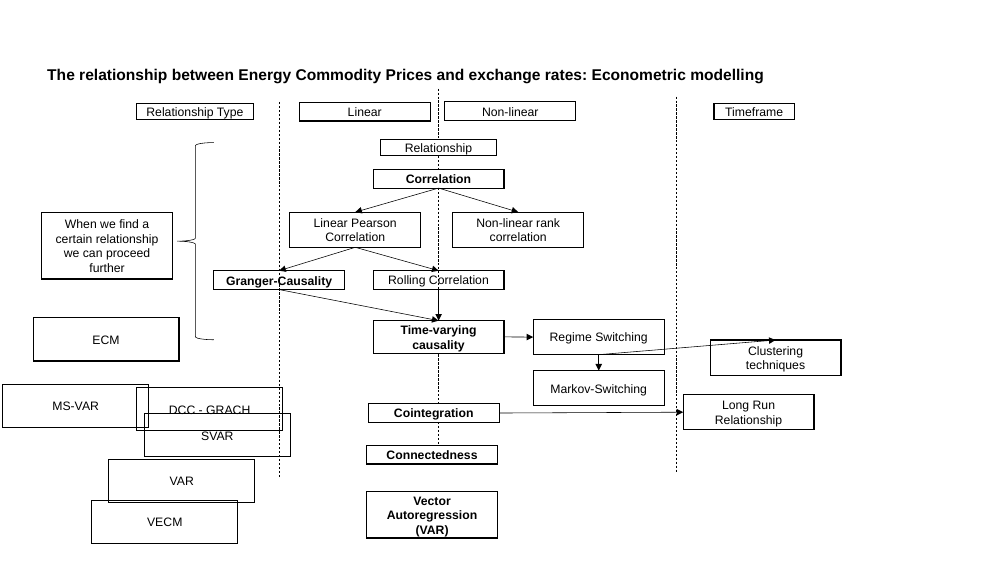
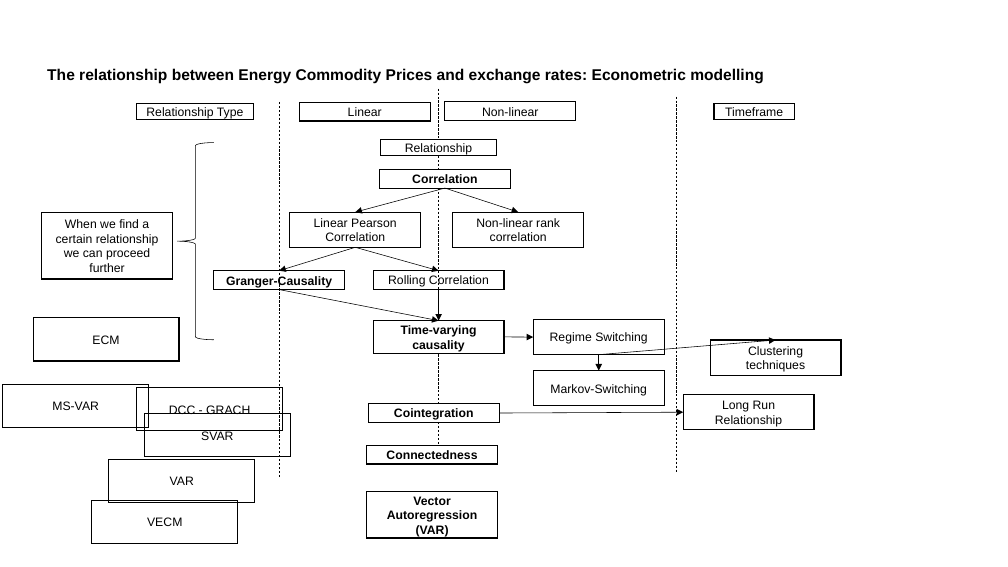
Before and after one commit to RobertHennings/Seminar, a slide deck: slide 15 of reports/presentation_pptx_version/PPTX_WiSo_Template.pptx. Drawn at 1008x567 pixels with LibreOffice and Linux fonts; fonts in the diff are those of the drawing; background and template pictures are left out. Boxes give left, top, right and bottom in pixels: in the first picture for what was removed or moved away, otherwise in the second. Text is boxed around its words. In the diff, an @@ line names an element or a change of style, - is before the commit and + after.

```diff
--- a/reports/presentation_pptx_version/PPTX_WiSo_Template.pptx
+++ b/reports/presentation_pptx_version/PPTX_WiSo_Template.pptx
@@ rectangle "Correlation": place and size @@
-rectangle "Correlation" at [373, 169, 504, 188]
+rectangle "Correlation" at [379, 169, 510, 188]
@@ arrow moved from (438, 188) - (355, 212) to (445, 188) - (355, 212) @@
@@ arrow moved from (438, 188) - (518, 212) to (445, 188) - (518, 212) @@
```
Also in this commit, not shown: 5 other slides changed, 3 slides added, 3 slides removed, 1 other file.
